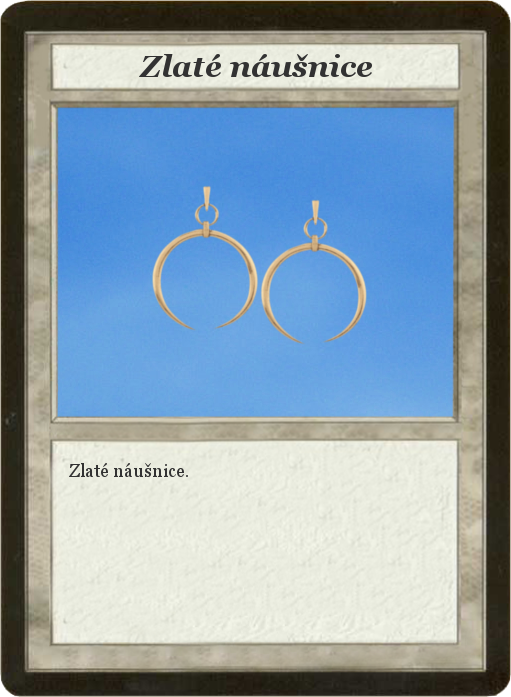
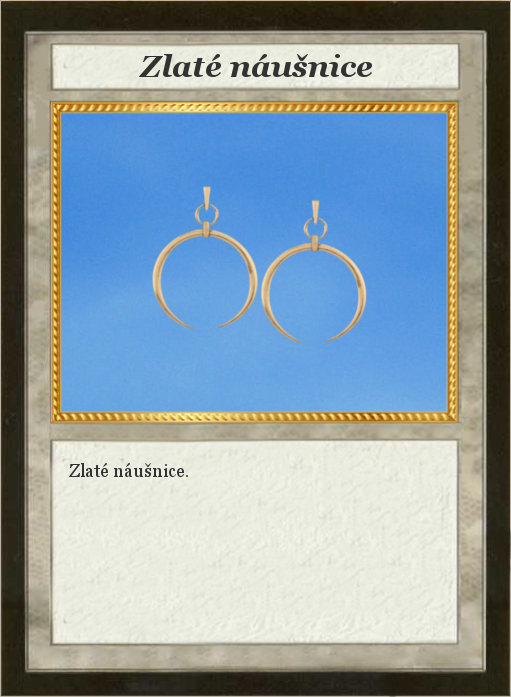
Revision of a layered 511×697 image; what changed, layer by layer:
added layer "Dropped Buffer" above "Card" over [51, 102, 459, 423]
painted on "Card" over [0, 0, 511, 697]
